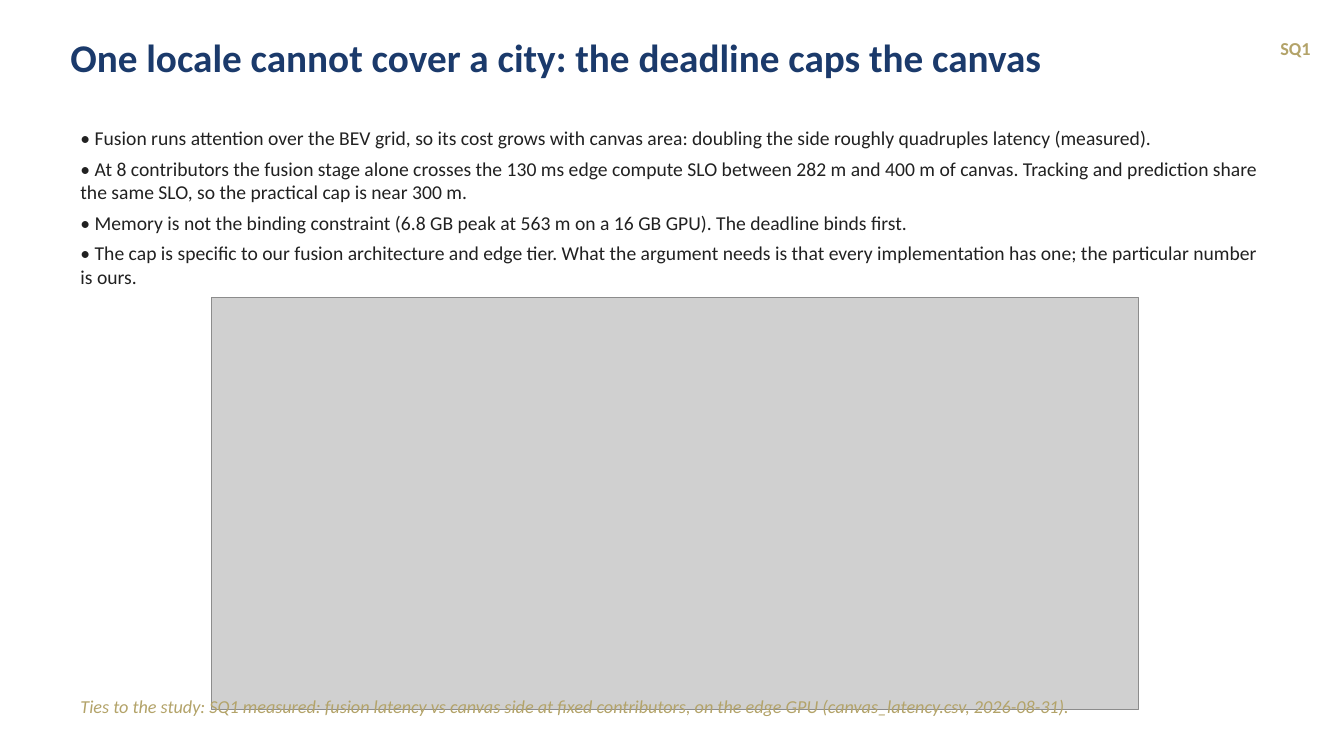
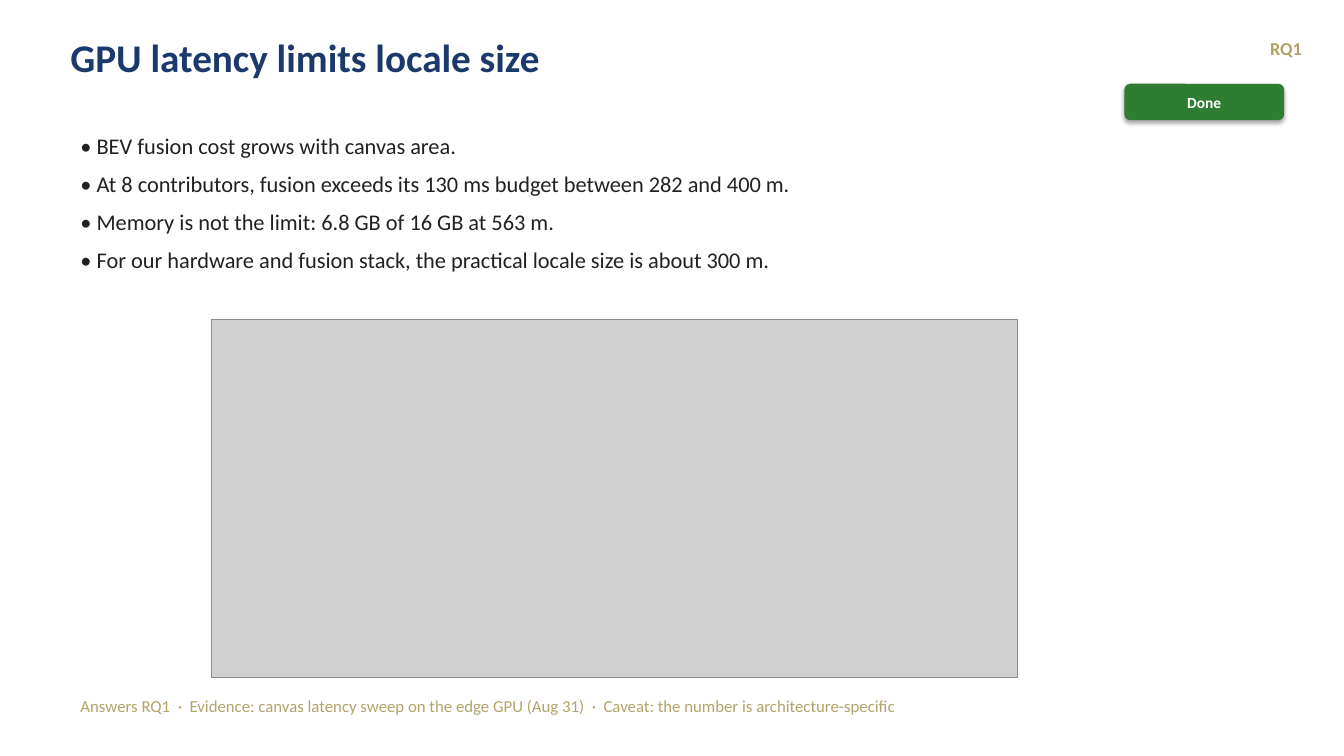
Before and after one commit to tlandle/eCAV, a slide deck: slide 4 of docs/kb/decks/khonsu_story_2026-09-04.pptx (slide 3 before the commit). Drawn at 1344x756 pixels with LibreOffice and Linux fonts; fonts in the diff are those of the drawing; grey boxes stand for pictures. Boxes give left, top, right and bottom in pixels: in the first picture for what was removed or moved away, otherwise in the second. Text is boxed around its words. In the diff, an @@ line names an element or a change of style, - is before the commit and + after.

```diff
--- a/docs/kb/decks/khonsu_story_2026-09-04.pptx
+++ b/docs/kb/decks/khonsu_story_2026-09-04.pptx
@@ text at (70, 44, 540, 78): text changed @@
-One locale cannot cover a city: the deadline caps the canvas
+GPU latency limits locale size
@@ text added at (1270, 43, 1302, 58), 13 pt, text #B3A369, bold @@
+RQ1
@@ text removed at (1280, 43, 1310, 58) @@
-SQ1
@@ rounded rectangle added at (1124, 84, 1285, 120), fill #2E7D32, 11 pt, text #FFFFFF, bold @@
+Done
@@ text at (97, 138, 789, 272): text changed; size 14 to 16 pt @@
-• Fusion runs attention over the BEV grid, so its cost grows with canvas area: doubling the side roughly quadruples latency (measured).
-• At 8 contributors the fusion stage alone crosses the 130 ms edge compute SLO between 282 m and 400 m of canvas. Tracking and prediction share the same SLO, so the practical cap is near 300 m.
-• Memory is not the binding constraint (6.8 GB peak at 563 m on a 16 GB GPU). The deadline binds first.
-• The cap is specific to our fusion architecture and edge tier. What the argument needs is that every implementation has one; the particular number is ours.
+• BEV fusion cost grows with canvas area.
+• At 8 contributors, fusion exceeds its 130 ms budget between 282 and 400 m.
+• Memory is not the limit: 6.8 GB of 16 GB at 563 m.
+• For our hardware and fusion stack, the practical locale size is about 300 m.
@@ picture: place and size @@
-picture at (212, 297, 1139, 710)
+picture at (212, 320, 1018, 678)
@@ text at (80, 700, 894, 715): text changed; size 13 to 12 pt; italic off @@
-Ties to the study: SQ1 measured: fusion latency vs canvas side at fixed contributors, on the edge GPU (canvas_latency.csv, 2026-08-31).
+Answers RQ1 · Evidence: canvas latency sweep on the edge GPU (Aug 31) · Caveat: the number is architecture-specific
```
Also in this commit, not shown: 5 other slides changed, 10 slides added, 9 slides removed.
